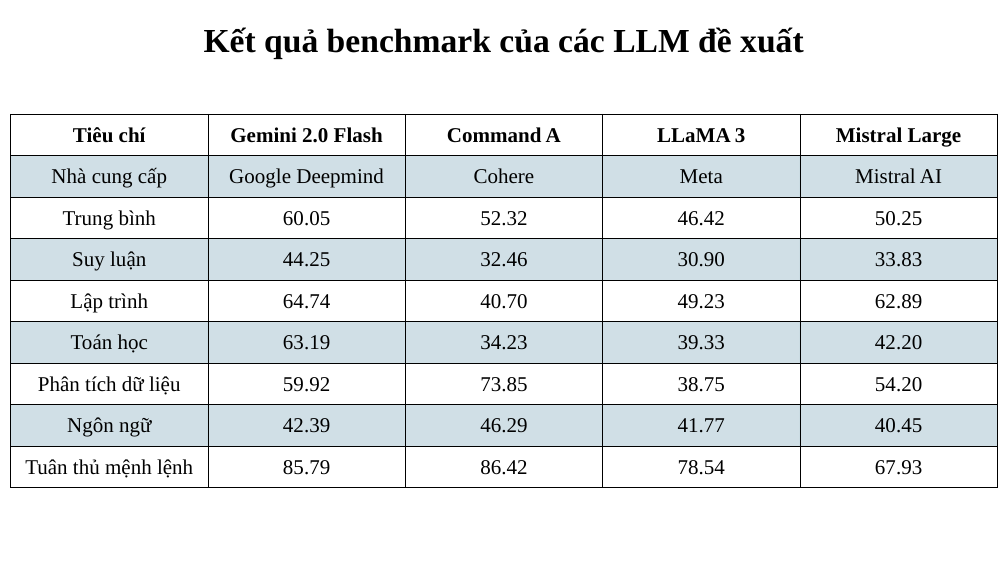
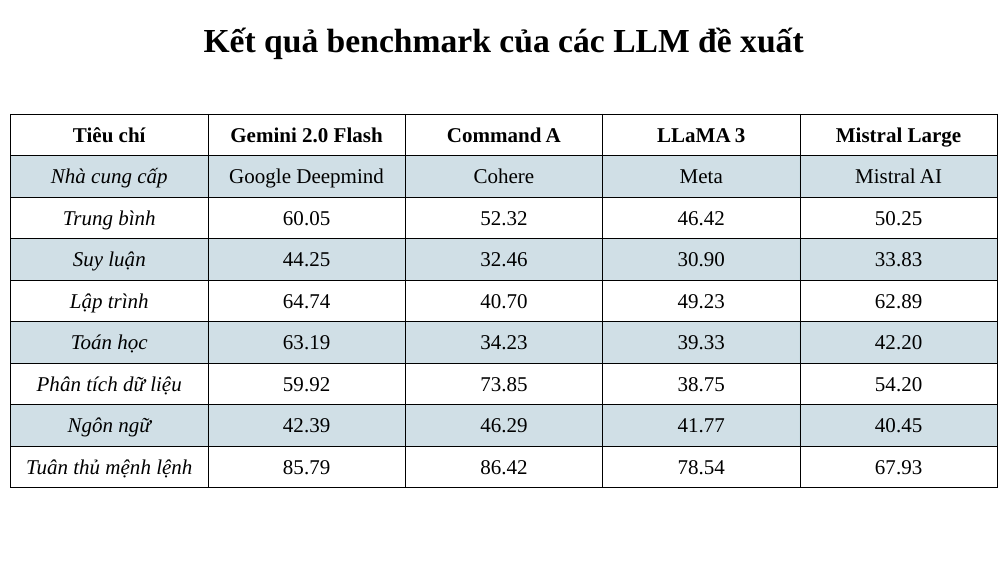
Before and after one commit to ngovanuc/Vietnamese_History_Chatbot, a slide deck: slide 21 of documents/slide bao cao.pptx (slide 20 before the commit). Drawn at 1008x567 pixels with LibreOffice and Linux fonts; fonts in the diff are those of the drawing. Boxes give left, top, right and bottom in pixels: in the first picture for what was removed or moved away, otherwise in the second. Text is boxed around its words. In the diff, an @@ line names an element or a change of style, - is before the commit and + after.

```diff
--- a/documents/slide bao cao.pptx
+++ b/documents/slide bao cao.pptx
@@ table at [11,114,997,488] @@
@@ italic on in "Nhà cung cấp", "Trung bình", "Suy luận", "Lập trình" and 4 more places @@
```
Also in this commit, not shown: 6 other slides changed, 1 slide added, 6 other files.
